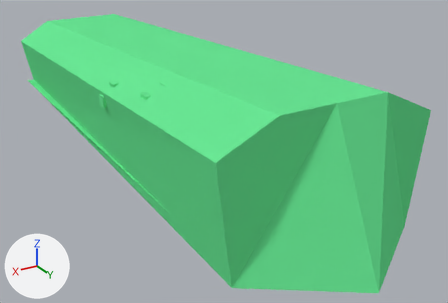
Two versions of the Blender file 2013/20131124 02-01.blend, one commit apart.
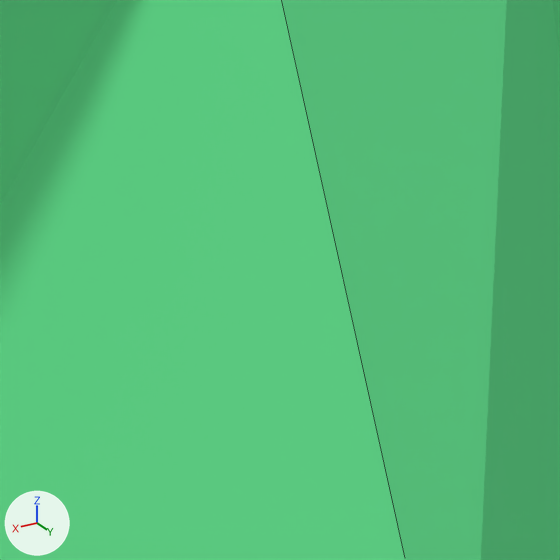
Each version is shown whole from a 50 mm lens placed at (12.15, 34.95, 10.85), pointed at (-1.51, 12.19, -0.54), then close up on the part from 66% to 88% of the width and 46% to 80% of the height. Arrows for +X, +Y and +Z are at lower left; the lights stay in place. The close-ups show mesh edges as thin lines.

Before the edit, the objects in view are built like this:
```python
me_平面_016 = bpy.data.meshes.new('平面.016')
me_平面_016.from_pydata(...)  # 10 vertices, 5 faces; spans x 0.0..4.27, y -1.0..1.4, z -0.61..4.76
me_平面_016.materials.append(mat_マテリアル_001)  # green #6ae795
ob_平面_016 = bpy.data.objects.new('平面.016', me_平面_016)
ob_平面_016.location = (0.0, 8.708, 0.0)
ob_平面_016.scale = (1.0, 10.9, 1.0)
_m = ob_平面_016.modifiers.new('ミラー', 'MIRROR')
_m.use_clip = True
```
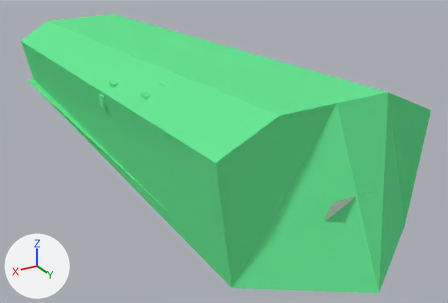
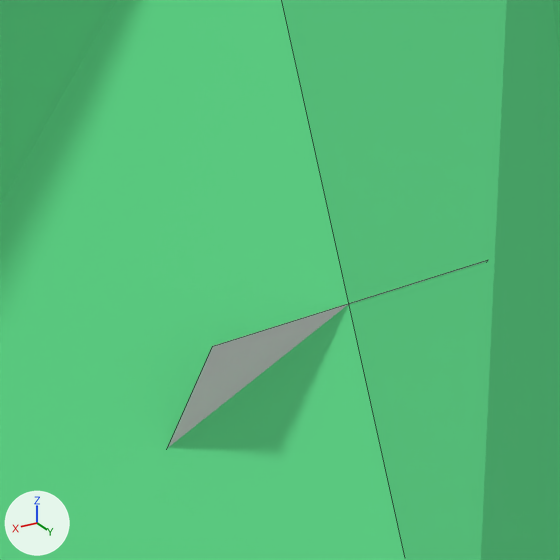
Changed parts and their boxes (x1, y1, x2, y2) in the close-ups (560 x 560 px):
'平面.017', added: after (168, 260, 488, 447)

What changed in the scene script:
```text
Add mat_マテリアル_002:
    mat_マテリアル_002 = diffuse_material('マテリアル.002')
    mat_マテリアル_002.base_color = (0.8, 0.8, 0.8)  # white #e7e7e7
Add me_平面_017:
    me_平面_017.from_pydata([(1.0, -1.0, 0.0), (-1.0, -1.0, 0.0), (1.0, 1.0, 0.0), (-1.0, 1.0, 0.0)], [], [(1, 0, 2, 3)])
    me_平面_017.materials.append(mat_マテリアル_002)  # white #e7e7e7
Add ob_平面_017:
    ob_平面_017 = bpy.data.objects.new('平面.017', me_平面_017)
    ob_平面_017.location = (-0.037, 22.012, 0.68)
    ob_平面_017.rotation_euler = (1.2, 0.0, 0.0)  # degrees (69, 0, 0)
    ob_平面_017.scale = (1.0, 1.59, 1.11)
```
